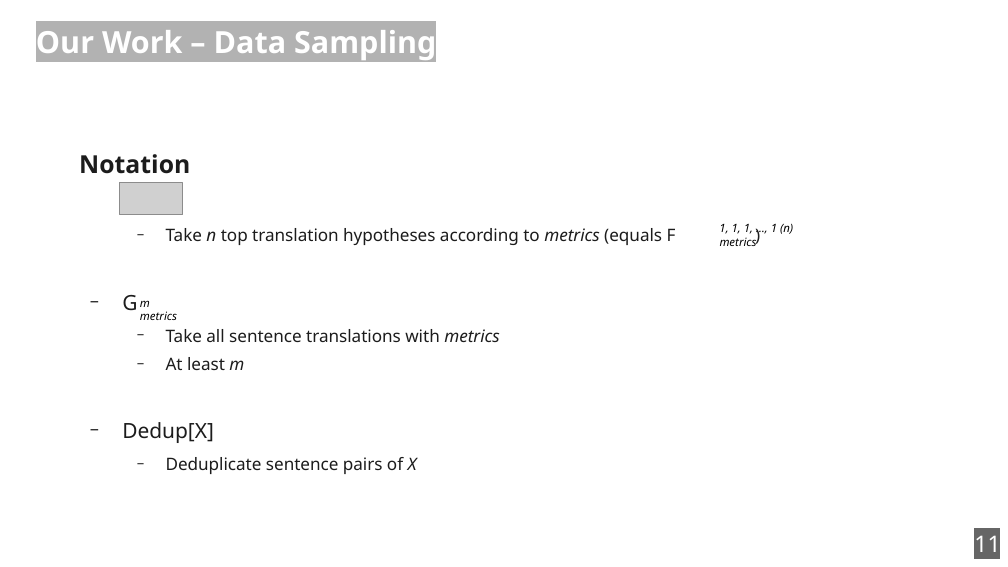
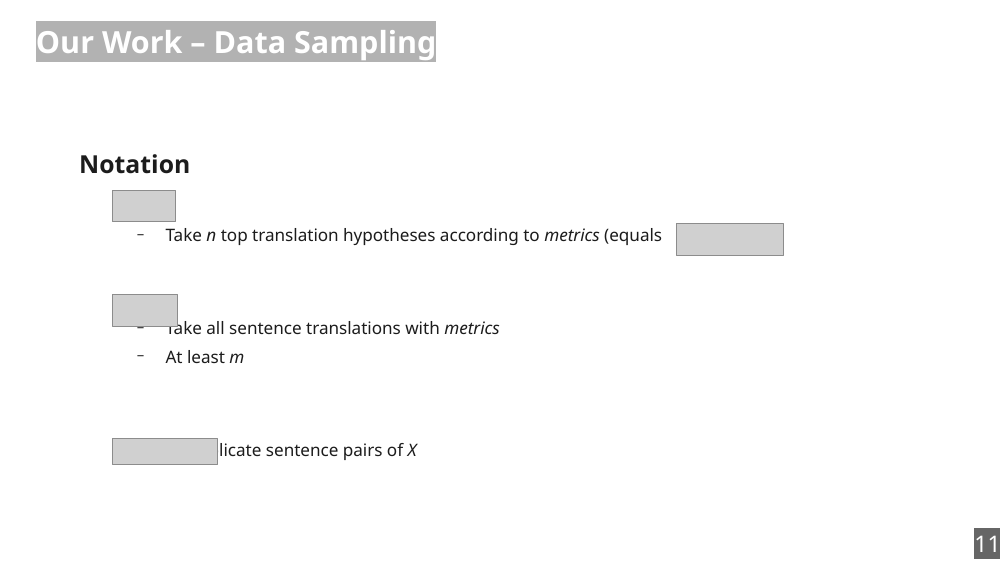
Before and after one commit to zouharvi/reference-mt-distill, a slide deck: slide 11 of meta/final_presentation.odp. Drawn at 1008x567 pixels with LibreOffice and Linux fonts; fonts in the diff are those of the drawing; grey boxes stand for pictures. Boxes give left, top, right and bottom in pixels: in the first picture for what was removed or moved away, otherwise in the second. Text is boxed around its words. In the diff, an @@ line names an element or a change of style, - is before the commit and + after.

```diff
--- a/meta/final_presentation.odp
+++ b/meta/final_presentation.odp
@@ picture: place and size @@
-picture at bbox=[120, 183, 183, 215]
+picture at bbox=[113, 190, 176, 222]
@@ text at bbox=[166, 228, 662, 245]: text changed @@
-    − Take n top translation hypotheses according to metrics (equals F )
-  − G
+    − Take n top translation hypotheses according to metrics (equals )
@@ picture added at bbox=[677, 224, 784, 256] @@
@@ text removed at bbox=[719, 224, 793, 234] @@
-1, 1, 1, …, 1 (n)
@@ text removed at bbox=[720, 237, 757, 246] @@
-metrics
@@ picture added at bbox=[113, 295, 178, 327] @@
@@ text removed at bbox=[140, 300, 150, 307] @@
-m
@@ text removed at bbox=[140, 311, 177, 320] @@
-metrics
@@ picture added at bbox=[113, 439, 218, 466] @@
@@ text at bbox=[122, 422, 214, 443]: paragraph removed @@
-  − Dedup[X]
```
Also in this commit, not shown: 2 other slides changed.
